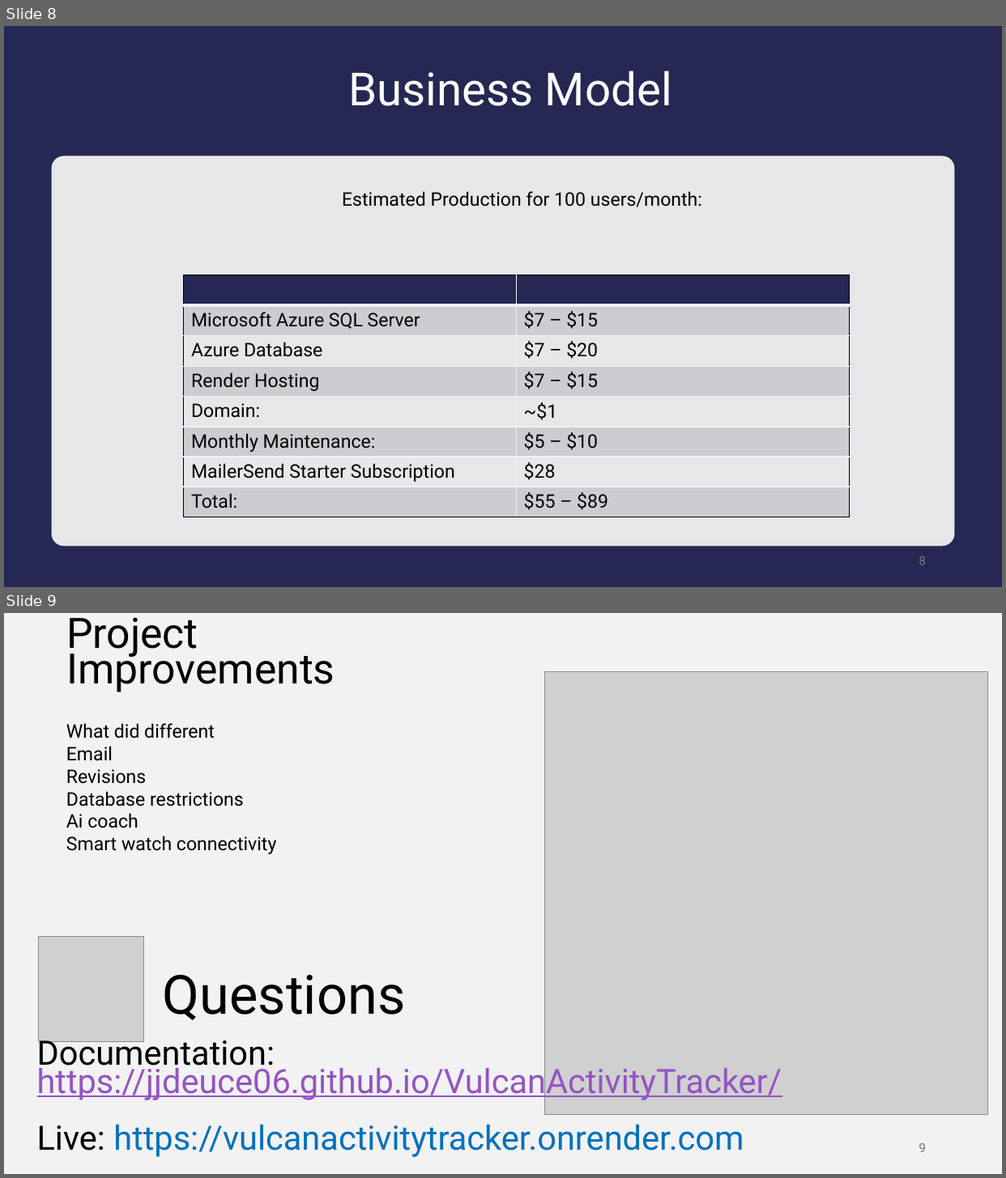
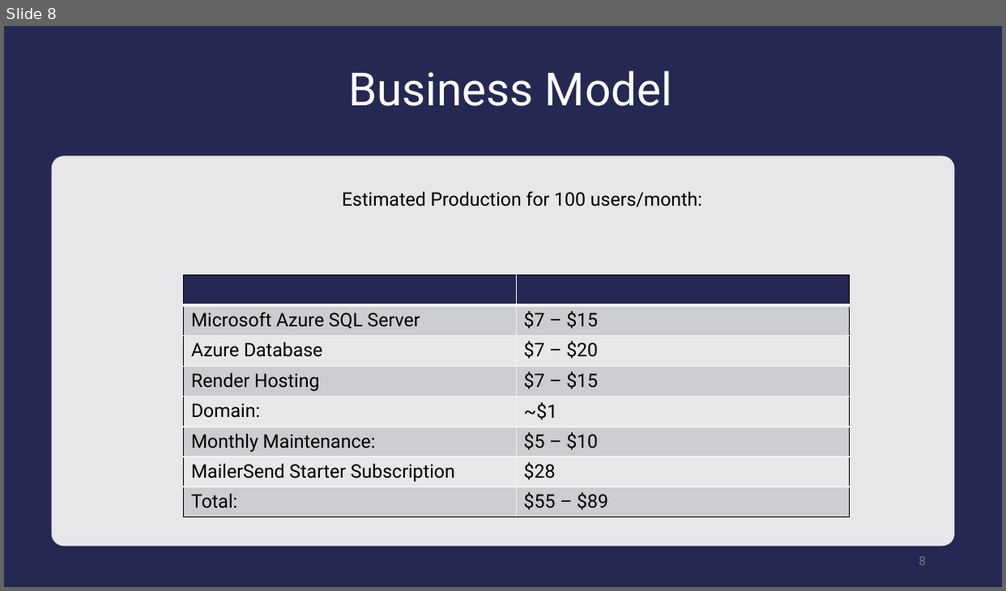
Before and after one commit to jjdeuce06/VulcanActivityTracker, a slide deck: Documentation/FinalPresentation/VulcanActivityTracker-Group2.pptx. Shown one above the other, each under a label of ours: slides 8 and 9 before the commit, slide 8 after it. The pictures are 1006x1178 and 1006x591 pixels, drawn with LibreOffice and Linux fonts; fonts in the diff are those of the drawing; grey boxes stand for pictures. Boxes give left, top, right and bottom in pixels: in the first picture for what was removed or moved away, otherwise in the second. Text is boxed around its words. In the diff, an @@ line names an element or a change of style, - is before the commit and + after.

```diff
--- a/Documentation/FinalPresentation/VulcanActivityTracker-Group2.pptx
+++ b/Documentation/FinalPresentation/VulcanActivityTracker-Group2.pptx
@@ slide 9 removed at <box>4,613,1002,1174</box>, background #F2F2F2 @@
@@ text removed at <box>66,617,335,692</box> @@
-Project Improvements
@@ picture removed at <box>545,671,988,1114</box> @@
@@ text removed at <box>66,723,276,854</box> @@
-What did different
-Email
-Revisions
-Database restrictions
-Ai coach
-Smart watch connectivity
@@ picture removed at <box>39,936,144,1042</box> @@
@@ title removed at <box>163,975,406,1020</box> @@
-Questions
@@ text removed at <box>37,1063,782,1157</box> @@
-Documentation: https://jjdeuce06.github.io/VulcanActivityTracker/
-Live: https://vulcanactivitytracker.onrender.com
@@ page number removed at <box>918,1144,926,1152</box> @@
-9
```
Also in this commit, not shown: 3 slides changed, 2 slides added.
